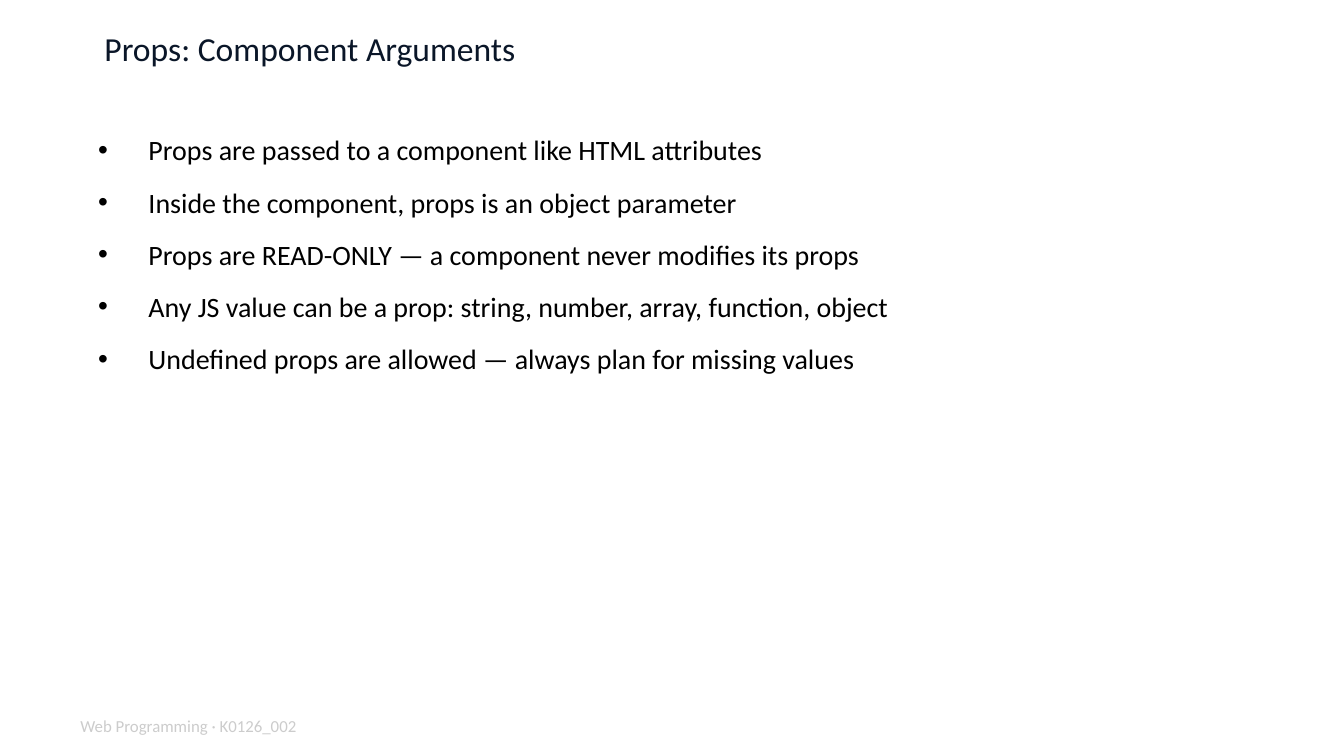
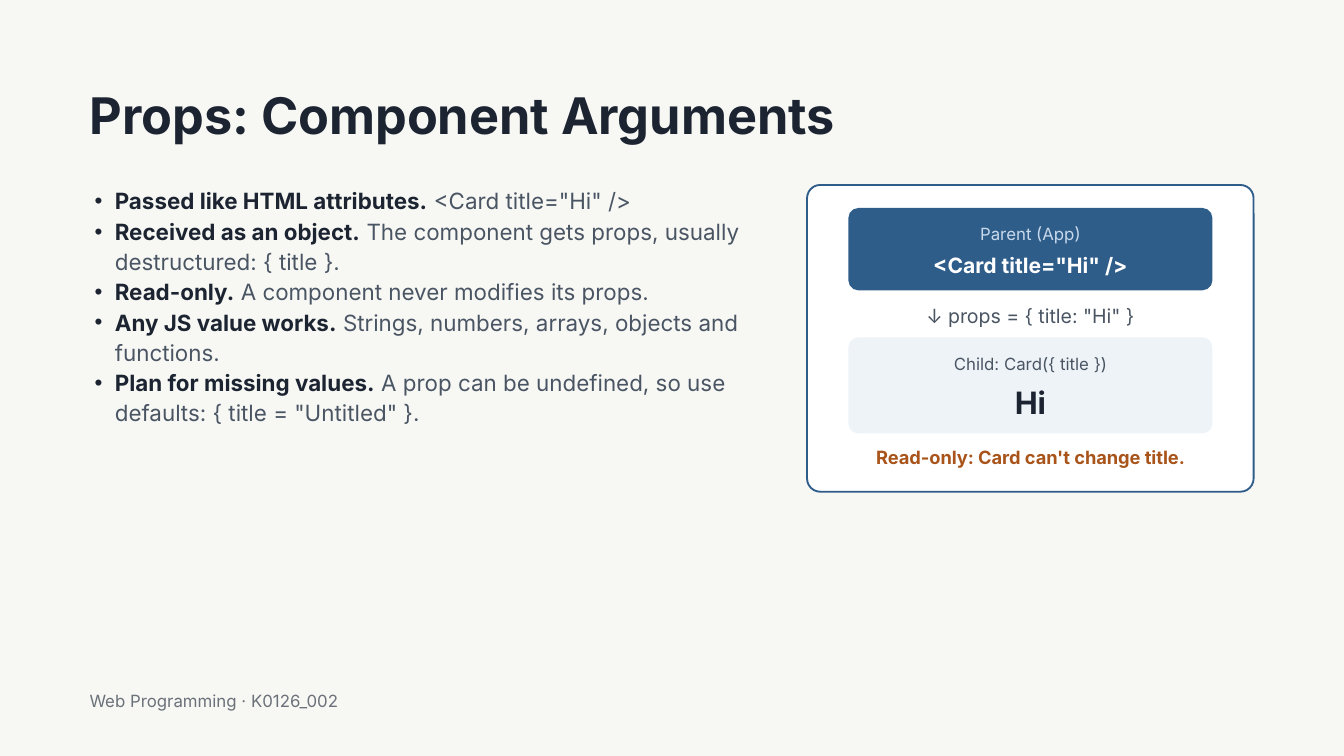
Before and after one commit to muxiddin19/WebPro, a slide deck: slide 9 of week10/WebPro_Week11_Fri_ReactProps_v1.pptx. Drawn at 1344x756 pixels with LibreOffice and Linux fonts; fonts in the diff are those of the drawing. Boxes give left, top, right and bottom in pixels: in the first picture for what was removed or moved away, otherwise in the second. Text is boxed around its words. In the diff, an @@ line names an element or a change of style, - is before the commit and + after.

```diff
--- a/week10/WebPro_Week11_Fri_ReactProps_v1.pptx
+++ b/week10/WebPro_Week11_Fri_ReactProps_v1.pptx
@@ background #FFFFFF to #F7F7F4 @@
@@ title "Props: Component Arguments": place and size @@
-title "Props: Component Arguments" at bbox=[104, 39, 515, 67]
+title "Props: Component Arguments" at bbox=[90, 97, 835, 145]
@@ title "Props: Component Arguments" at bbox=[90, 97, 835, 145]: size 18 to 27 pt, font Calibri to Inter, text colour #0A1628 to #1B2430, bold on; line spacing 1 to 29.7pt @@
@@ text removed at bbox=[148, 140, 888, 374] @@
-• Props are passed to a component like HTML attributes
-• Inside the component, props is an object parameter
-• Props are READ-ONLY — a component never modifies its props
-• Any JS value can be a prop: string, number, array, function, object
-• Undefined props are allowed — always plan for missing values
@@ text added at bbox=[115, 192, 739, 422], 12 pt, text #4A5563 @@
+• Passed like HTML attributes. <Card title="Hi" />
+• Received as an object. The component gets props, usually destructured: { title }.
+• Read-only. A component never modifies its props.
+• Any JS value works. Strings, numbers, arrays, objects and functions.
+• Plan for missing values. A prop can be undefined, so use defaults: { title = "Untitled" }.
@@ rounded rectangle added at bbox=[808, 185, 1254, 492], fill #FFFFFF, outline #2F5D8A 1 pt @@
@@ rounded rectangle added at bbox=[848, 208, 1212, 290], fill #2F5D8A @@
@@ text added at bbox=[980, 227, 1080, 244], 9 pt, text #C8D9EC @@
+Parent (App)
@@ text added at bbox=[933, 257, 1100, 273], 11.2 pt, text #FFFFFF, bold @@
+<Card title="Hi" />
@@ text added at bbox=[948, 308, 1120, 327], 10.5 pt, text #4A5563 @@
+↓ props = { title: "Hi" }
@@ rounded rectangle added at bbox=[848, 337, 1212, 433], fill #EEF3F8 @@
@@ text added at bbox=[954, 357, 1089, 373], 9 pt, text #4A5563 @@
+Child: Card({ title })
@@ text added at bbox=[1015, 390, 1046, 414], 16.5 pt, text #1B2430, bold @@
+Hi
@@ text added at bbox=[876, 450, 1185, 468], 9.8 pt, text #A8541A, bold @@
+Read-only: Card can't change title.
@@ text added at bbox=[90, 694, 338, 711], 9 pt, text #6A7179 @@
+Web Programming · K0126_002
@@ text removed at bbox=[80, 721, 297, 735] @@
-Web Programming · K0126_002
```
Also in this commit, not shown: 17 other slides changed, 3 slides added, 3 slides removed, 2 other files.
